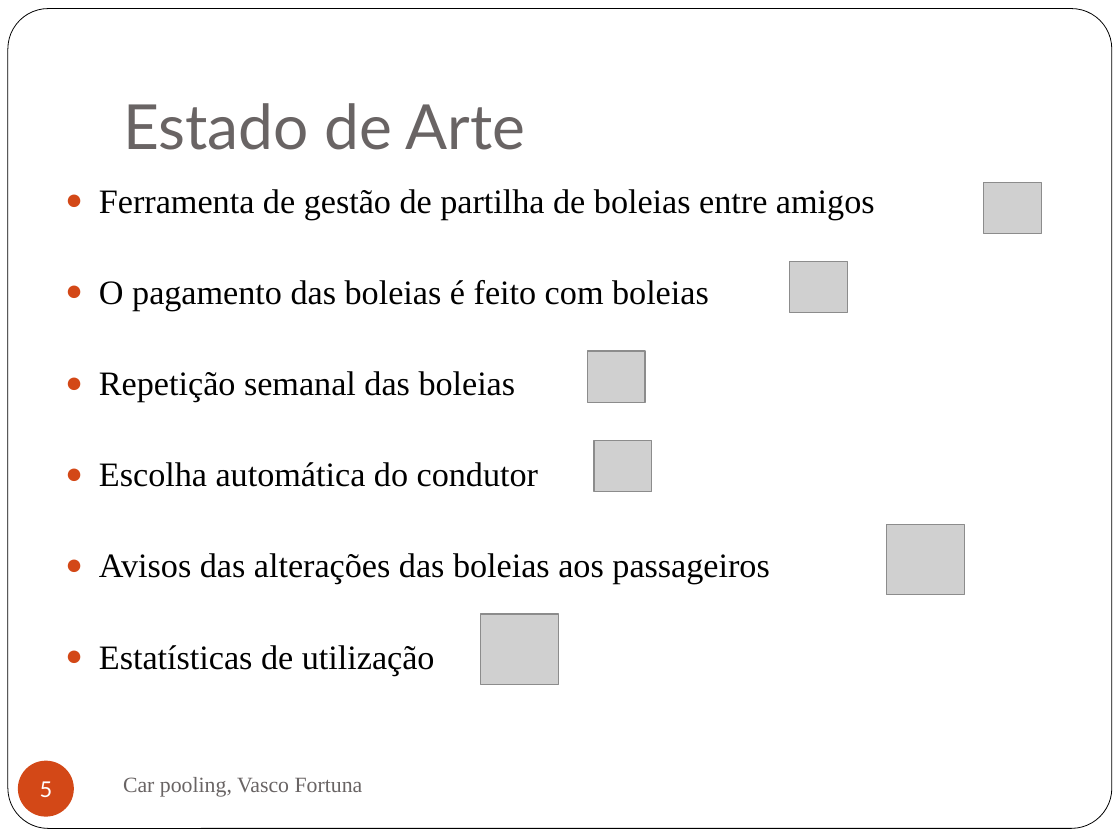
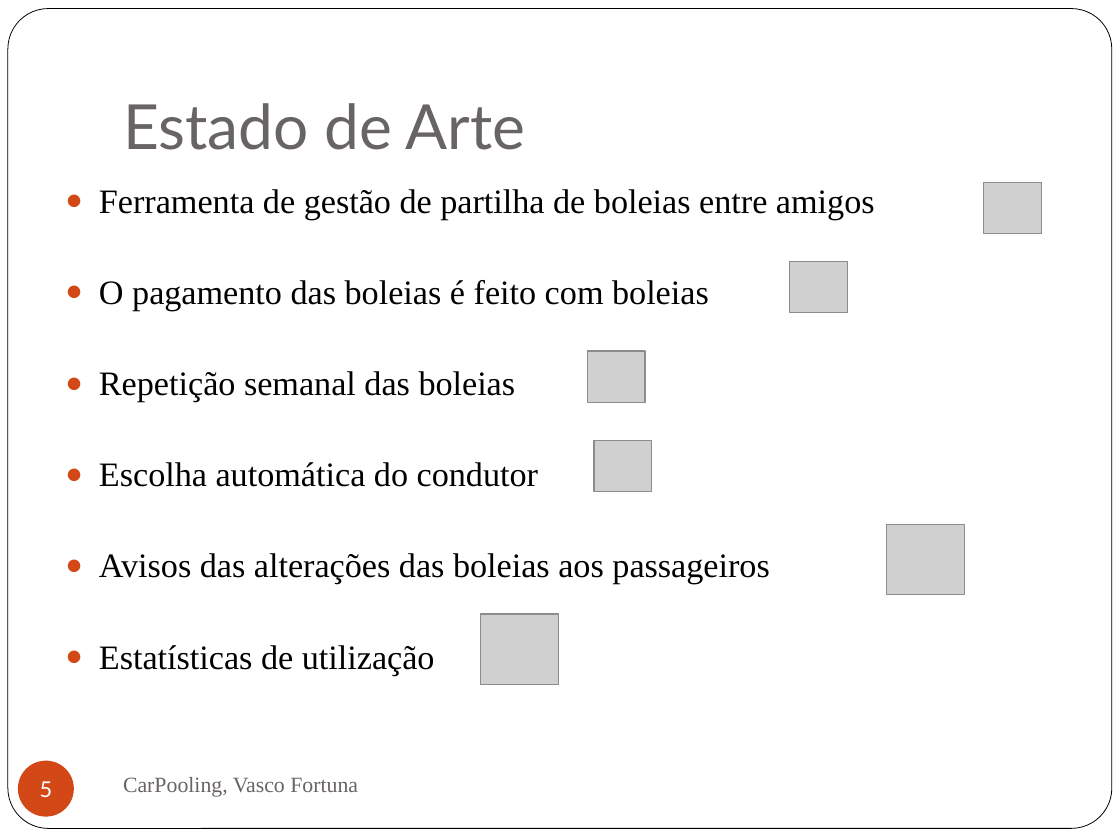
Before and after one commit to Vascomfortuna/Projeto-EI, a slide deck: slide 5 of Apresentação.pptx. Drawn at 1120x840 pixels with LibreOffice and Linux fonts; fonts in the diff are those of the drawing; grey boxes stand for pictures. Boxes give left, top, right and bottom in pixels: in the first picture for what was removed or moved away, otherwise in the second. Text is boxed around its words. In the diff, an @@ line names an element or a change of style, - is before the commit and + after.

```diff
--- a/Apresentação.pptx
+++ b/Apresentação.pptx
@@ text at <box>123,777,358,797</box>: text changed @@
-Car pooling, Vasco Fortuna
+CarPooling, Vasco Fortuna
```
Also in this commit, not shown: 10 other slides changed, 3 slides added, 10 other files.
